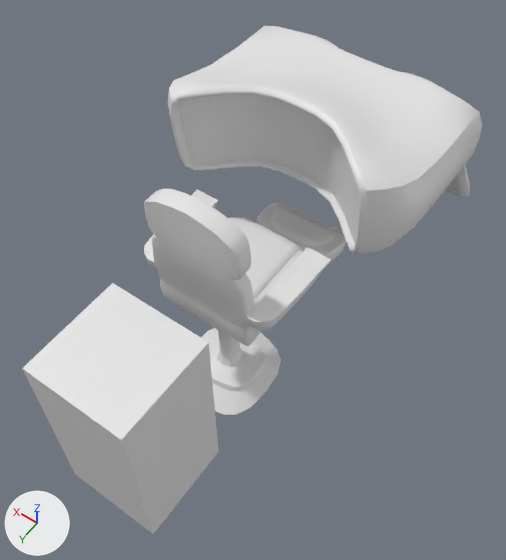
An edit to the glTF model Godot-Wild-Jam-48-Project/Meshes/Gouda_Chair.glb, drawn before and after from the same camera.
Rendered twice from a 50 mm lens placed at (-2.5, 3.21, 6.57), pointed at (0.0, -0.29, 1.07). The axes (+X, +Y, +Z) are drawn at lower left. The lights are the same throughout. Where no turn or scale is listed for an object, it has been applied to the vertices. Vertices at the same position are counted once.

Objects in the first picture: 'Chair', 'ControlPanel', 'Cube-noimp'.
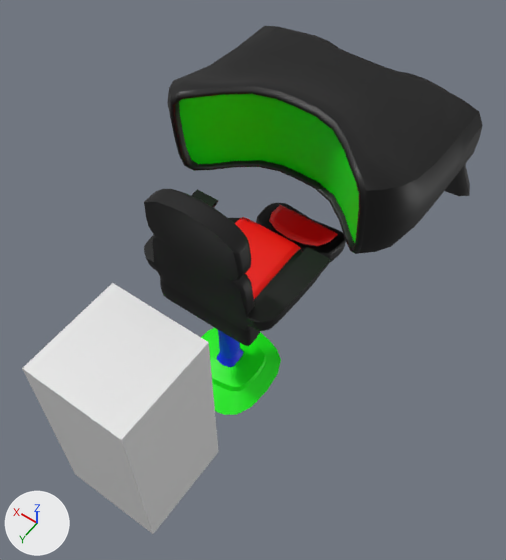
Changed parts and their boxes (x1, y1, x2, y2) in the pictures (506 x 560 px):
'ControlPanel', recoloured: (167, 26, 483, 254) in both
part 1 of me_chair, recoloured (grey to black): (144, 189, 346, 415) in both

Edits to the bpy script that builds the scene:
```text
Add mat_defaultmaterial_001:
    mat_defaultmaterial_001 = bpy.data.materials.new('DefaultMaterial.001')
    mat_defaultmaterial_001.use_nodes = True; mat_defaultmaterial_001.node_tree.nodes.clear()
    _N = mat_defaultmaterial_001.node_tree.nodes; _L = mat_defaultmaterial_001.node_tree.links
    n0 = _N.new('ShaderNodeOutputMaterial'); n0.name = 'Material Output'
    n1 = _N.new('ShaderNodeBsdfPrincipled'); n1.name = 'Principled BSDF'
    n2 = _N.new('ShaderNodeVertexColor'); n2.name = 'Color Attribute'
    _L.new(n1.outputs[0], n0.inputs[0])  # 'BSDF' to 'Surface'
    _L.new(n2.outputs[0], n1.inputs[0])  # 'Color' to 'Base Color'
Add mat_defaultmaterial:
    mat_defaultmaterial = bpy.data.materials.new('DefaultMaterial')
    mat_defaultmaterial.use_nodes = True; mat_defaultmaterial.node_tree.nodes.clear()
    _N = mat_defaultmaterial.node_tree.nodes; _L = mat_defaultmaterial.node_tree.links
    n0 = _N.new('ShaderNodeOutputMaterial'); n0.name = 'Material Output'
    n1 = _N.new('ShaderNodeBsdfPrincipled'); n1.name = 'Principled BSDF'
    n2 = _N.new('ShaderNodeVertexColor'); n2.name = 'Color Attribute'
    _L.new(n1.outputs[0], n0.inputs[0])  # 'BSDF' to 'Surface'
    _L.new(n2.outputs[0], n1.inputs[0])  # 'Color' to 'Base Color'
Change me_chair:
    used by ob_chair; location = (0.0, 0.0, 0.0)
    remove me_chair.from_pydata(...)  # 2003 vertices, 3928 faces; spans x -0.76..0.76, y -1.42..0.68, z 0.0..2.77
    add me_chair.from_pydata(...)  # 1997 vertices, 3928 faces; spans x -0.76..0.76, y -1.42..0.68, z 0.0..2.77
    me_chair part 1: 3911 faces spanning x -0.76..0.76, y -1.42..0.68, z 0.0..2.77 switch from no material to mat_defaultmaterial
Change me_controlpanel:
    where me_controlpanel.from_pydata(...)  # 647 vertices, 1264 faces; spans x -1.27..1.27, y -2.59..0.71, z -1.85..0.5
    used by ob_controlpanel; location = (0.0, -1.11, 2.34)
    me_controlpanel part 2: vertex colours changed
    add me_controlpanel.materials.append(mat_defaultmaterial_001)
```
